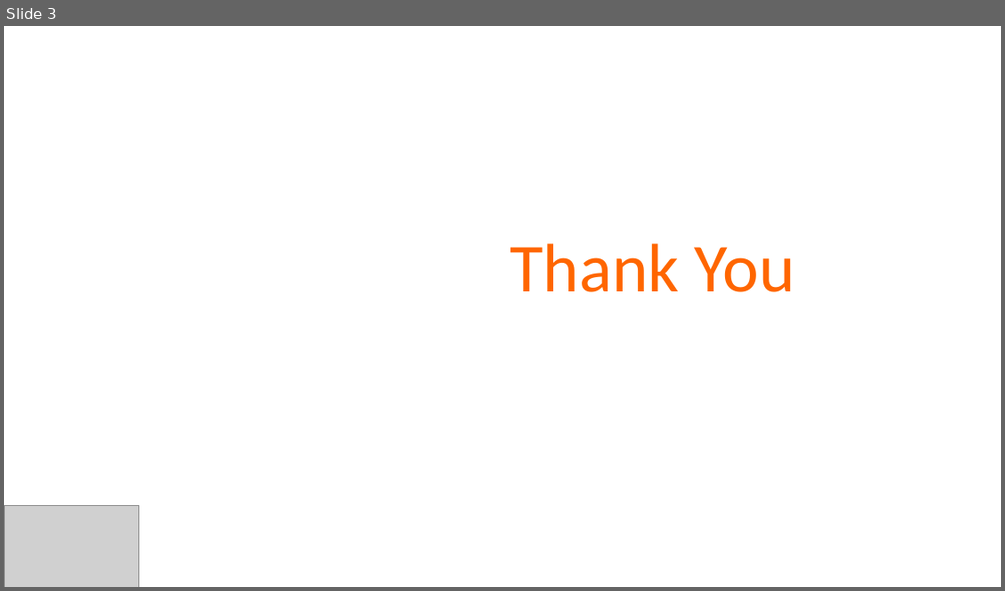
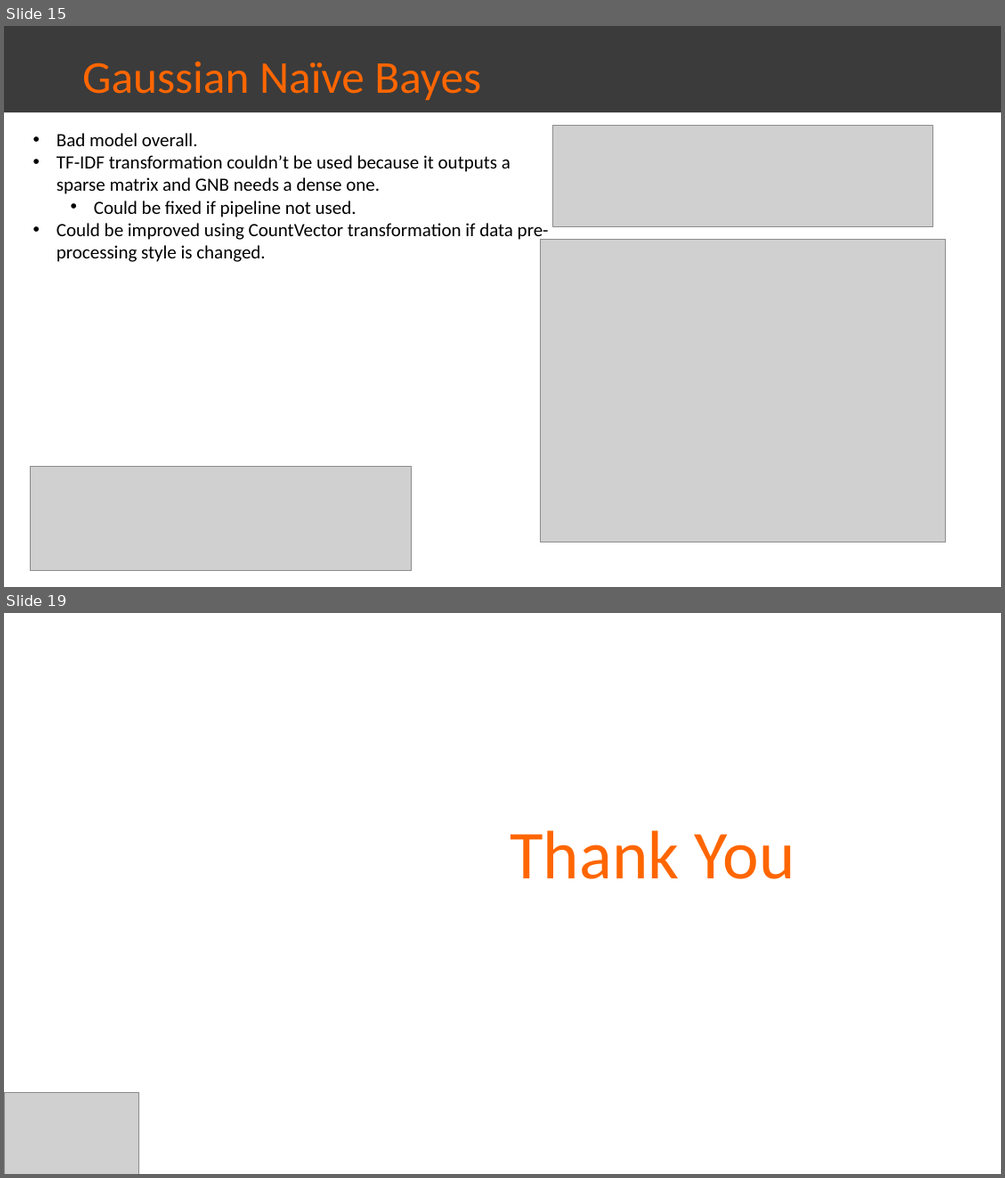
Before and after one commit to farischaudhry/twitter-sentiment-analysis, a slide deck: Final.pptx. Shown one above the other, each under a label of ours: slide 3 before the commit, slides 15 and 19 after it; the slides between them are not shown. The pictures are 1005x591 and 1005x1178 pixels, drawn with LibreOffice and Linux fonts; fonts in the diff are those of the drawing; grey boxes stand for pictures. Boxes give left, top, right and bottom in pixels: in the first picture for what was removed or moved away, otherwise in the second. Text is boxed around its words. In the diff, an @@ line names an element or a change of style, - is before the commit and + after.

```diff
--- a/Final.pptx
+++ b/Final.pptx
@@ slide 15 added at (4, 26, 1001, 587), background #FFFFFF @@
@@ rectangle added at (4, 26, 1001, 112), fill #3B3B3B, 44 pt, text #FF6600 @@
+Gaussian Naïve Bayes
@@ picture added at (553, 126, 933, 226) @@
@@ text added at (57, 133, 549, 262), 18 pt, text #000000 @@
+• Bad model overall.
+• TF-IDF transformation couldn’t be used because it outputs a sparse matrix and GNB needs a dense one.
+  • Could be fixed if pipeline not used.
+• Could be improved using CountVector transformation if data pre-processing style is changed.
@@ picture added at (541, 239, 946, 542) @@
@@ picture added at (30, 467, 411, 571) @@
@@ what was slide 3 is now slide 19 @@
```
Also in this commit, not shown: 1 slide changed, 16 other slides added, 1 slide removed, 2 other files.
